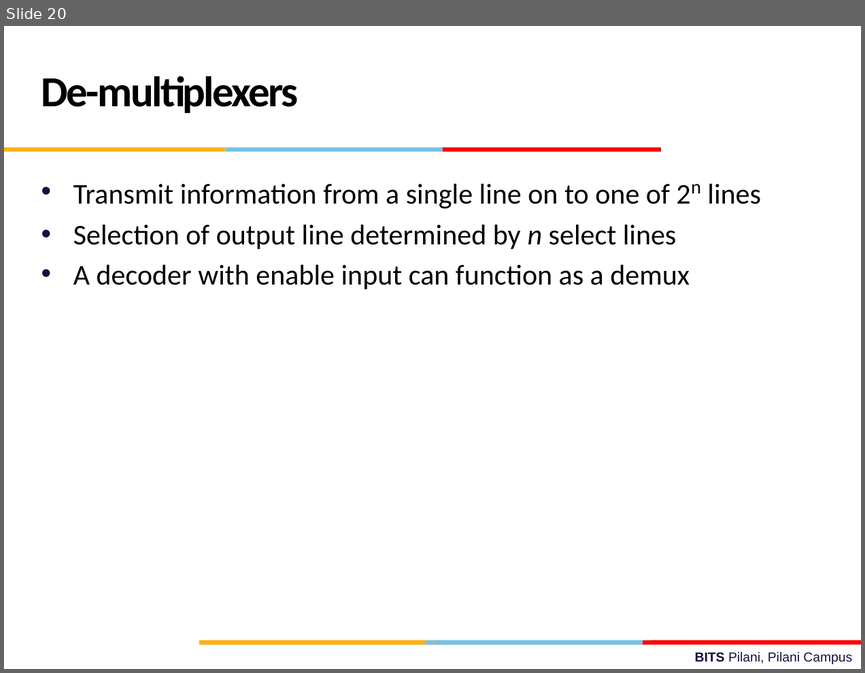
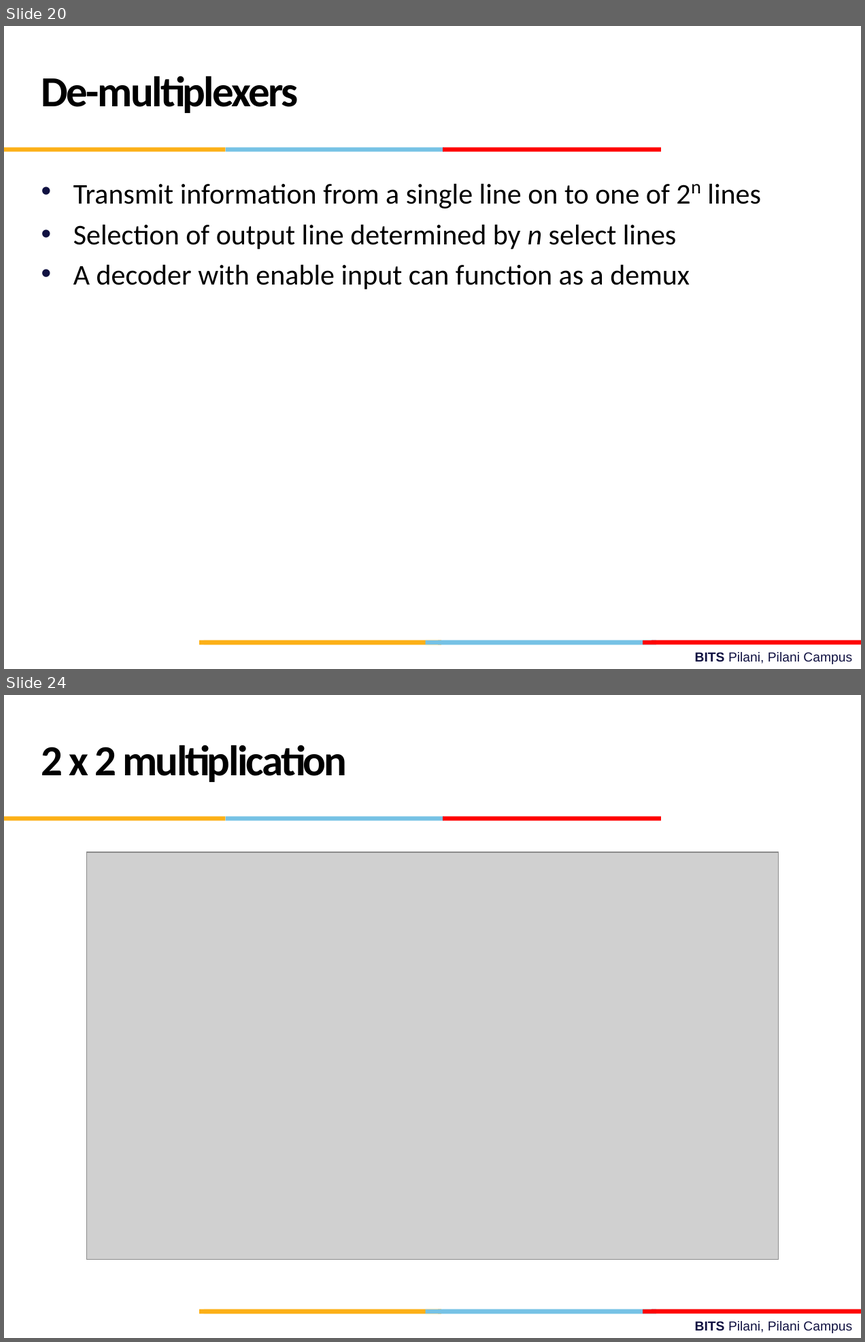
Before and after one commit to csndl-iitd/f2152025, a slide deck: Lec-12.pptx. Shown one above the other, each under a label of ours: slide 20 before the commit, slides 20 and 24 after it; the slides between them are not shown. The pictures are 865x673 and 865x1342 pixels, drawn with LibreOffice and Linux fonts; fonts in the diff are those of the drawing; grey boxes stand for pictures; background and template pictures are left out. Boxes give left, top, right and bottom in pixels: in the first picture for what was removed or moved away, otherwise in the second. Text is boxed around its words. In the diff, an @@ line names an element or a change of style, - is before the commit and + after.

```diff
--- a/Lec-12.pptx
+++ b/Lec-12.pptx
@@ slide 24 added at <box>4,695,861,1338</box>, background #FFFFFF; not listed: 10 template elements that a slide beside it also shows @@
@@ text added at <box>41,745,347,782</box>, 36 pt, text #000000, bold @@
+2 x 2 multiplication
@@ picture added at <box>86,852,778,1259</box> @@
```
Also in this commit, not shown: 5 other slides added.
